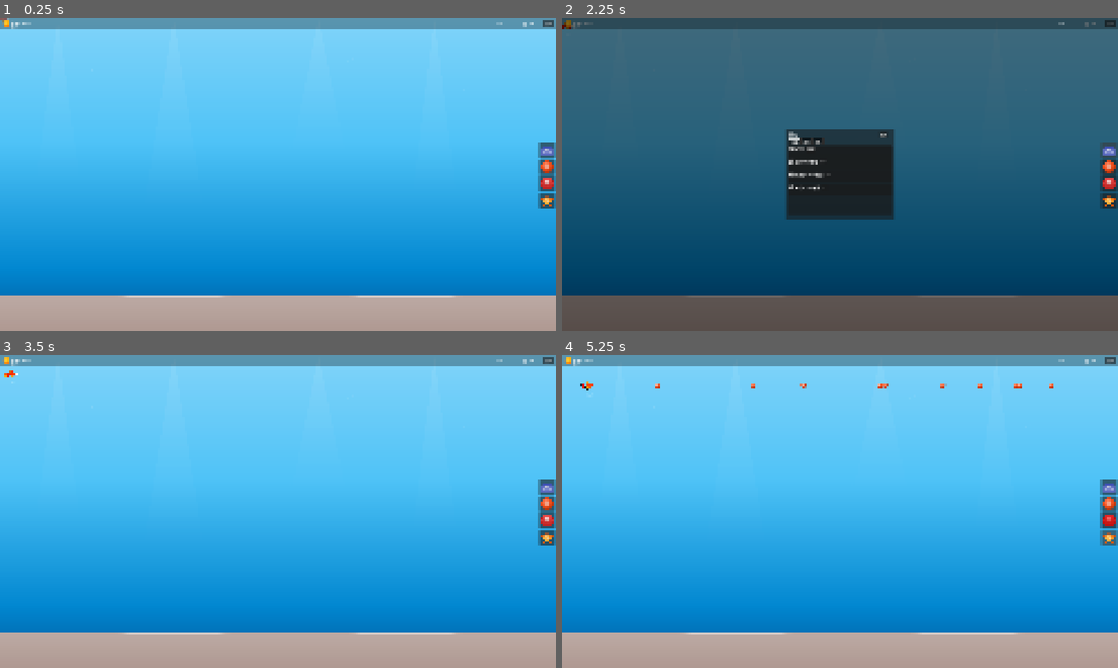
Above: before the commit, frames 1-4 (two rows, left to right).
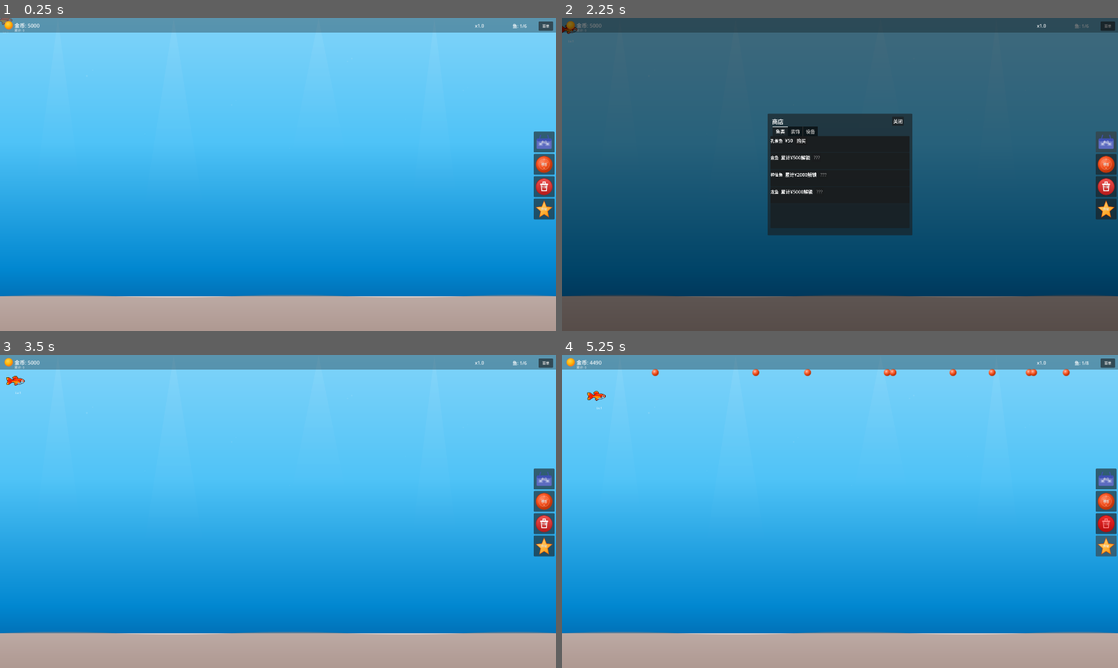
Above: after the commit, the same moments.

Repository: ZhanXuzhao/Deskquarium
Game: Godot game, scene res://main.tscn
Same seed, same stepped clock (60 frames per second), same inputs: the game is played once before the commit and once after it.
Inputs:
- Up to frame 1 (0.25 s): no input
- Up to frame 2 (2.25 s): click "菜单" at 0.5 s; click "重新开始游戏" at 1.25 s; click "商店" at 2 s
- Up to frame 3 (3.5 s): click "关闭" at 2.75 s
- Up to frame 4 (5.25 s): click "喂食" at 3.5 s; click "出售" at 4.25 s; click "升级" at 5 s

The runs differ from the first frame. In frame 1, 2.6% of the frame differs, in the area x 0-100%, y 0-90%; in frame 2, 7.9%, in the area x 0-100%, y 0-89%; in frame 3, 2.7%; in frame 4, 3.1%.

Commit message:
feat: 鱼缸全屏自适应 + 水面动态效果
- 移除背景固定宽高比缩放，改为 TextureRect 拉伸填满视口
- 鱼缸边界（aquarium_bounds/aquarium_rect）改为全窗口尺寸
- 添加水面着色器效果（water_surface.gdshader），高度动态可调
- 项目拉伸模式改为 viewport，视口跟随窗口大小
- UI（CanvasLayer）覆盖在鱼缸之上
- 默认视口尺寸 1920x1080

Diff:
--- a/project.godot
+++ b/project.godot
@@ -22,9 +22,9 @@
 
 [display]
 
-window/size/viewport_width=2560
-window/size/viewport_height=1440
-window/stretch/mode="canvas_items"
+window/size/viewport_width=1920
+window/size/viewport_height=1080
+window/stretch/mode="viewport"
 
 [physics]
 
--- a/scripts/aquarium/aquarium.gd
+++ b/scripts/aquarium/aquarium.gd
@@ -8,26 +8,62 @@
 @onready var bg_sprite: Sprite2D = $Background
 @onready var click_area: Area2D = $ClickArea
 
-var aquarium_rect: Rect2 = Rect2(40, 60, 750, 460)
 var food_pellets: Array[Node2D] = []
+
+# 水面高度比例（占视口高度百分比，0.0~1.0）
+var water_surface_height_ratio: float = 0.06:
+	set(value):
+		water_surface_height_ratio = clampf(value, 0.0, 0.5)
+		_update_water_surface()
+
+var _water_surface: ColorRect = null
+var _water_surface_material: ShaderMaterial = null
+
+
+# 鱼缸边界 = 全窗口，无边距
+var aquarium_rect: Rect2:
+	get:
+		var view_size := get_viewport_rect().size
+		return Rect2(0, 0, view_size.x, view_size.y)
 
 
 func _ready() -> void:
 	Global.fish_added.connect(_on_fish_added)
 	Global.decoration_added.connect(_on_decoration_added)
-
-	if bg_sprite and bg_sprite.texture:
-		var tex_size := bg_sprite.texture.get_size() as Vector2
-		scale_aquarium_size(tex_size)
+	# 不再设置 Aquarium 节点的缩放，由 main.gd 直接控制背景
+	_setup_water_surface()
 
 
-func scale_aquarium_size(tex_size: Vector2) -> void:
-	var screen_size := get_viewport_rect().size
-	var scale_factor: float = min(
-		screen_size.x / tex_size.x,
-		screen_size.y / tex_size.y
-	) * 0.9
-	scale = Vector2(scale_factor, scale_factor)
+func _setup_water_surface() -> void:
+	var shader := preload("res://shaders/water_surface.gdshader") as Shader
+	if shader == null:
+		return
+
+	_water_surface_material = ShaderMaterial.new()
+	_water_surface_material.shader = shader
+
+	_water_surface = ColorRect.new()
+	_water_surface.name = "WaterSurface"
+	_water_surface.material = _water_surface_material
+	_water_surface.mouse_filter = Control.MOUSE_FILTER_IGNORE
+	add_child(_water_surface)
+
+	_update_water_surface()
+
+
+func _update_water_surface() -> void:
+	if _water_surface == null:
+		return
+
+	var view_size := get_viewport_rect().size
+	var surf_height := view_size.y * water_surface_height_ratio
+
+	_water_surface.size = Vector2(view_size.x, surf_height)
+	_water_surface.position = Vector2.ZERO
+
+
+func set_water_surface_height_ratio(value: float) -> void:
+	water_surface_height_ratio = value
 
 
 func _on_fish_added(fish: Node2D) -> void:
--- a/scripts/main.gd
+++ b/scripts/main.gd
@@ -8,6 +8,9 @@
 @onready var food_container: Node2D = $Aquarium/FoodContainer
 @onready var decoration_container: Node2D = $Aquarium/DecorationContainer
 
+var _bg_layer: CanvasLayer = null
+var _bg_rect: TextureRect = null
+
 var shop_panel_open: bool = false
 var _selected_fish: Fish = null
 var _prev_minus: bool = false
@@ -16,11 +19,7 @@
 var aquarium_bounds: Rect2:
 	get:
 		var view_size := get_viewport_rect().size
-		var margin := 50
-		var top_margin := 80
-		var right_margin := 100
-		var bottom_margin := 20
-		return Rect2(margin, top_margin, view_size.x - margin - right_margin, view_size.y - top_margin - bottom_margin)
+		return Rect2(0, 0, view_size.x, view_size.y)
 
 var _fish_shop_list: VBoxContainer
 var _deco_shop_list: VBoxContainer
@@ -54,7 +53,7 @@
 
 	get_window().size_changed.connect(_on_window_resized)
 
-	_setup_aquarium()
+	_setup_background_layer()
 	_setup_ui()
 
 	SaveManager.load_game()
@@ -64,13 +63,15 @@
 
 
 func _on_window_resized() -> void:
-	_setup_aquarium()
+	_update_background_size()
 	_update_ui_positions()
 	_update_fish_info_panel_position()
 	for fish in fish_container.get_children():
 		if fish.has_method("set_aquarium_bounds"):
 			fish.set_aquarium_bounds(aquarium_bounds)
 	_reposition_equipment()
+	if aquarium.has_method("_update_water_surface"):
+		aquarium._update_water_surface()
 
 
 func _reposition_equipment() -> void:
@@ -78,33 +79,43 @@
 	if not equipment_container:
 		return
 	var view_size := get_viewport_rect().size
-	var margin := 50.0
-	var top_margin := 80.0
-	var right_margin := 100.0
-	var bottom_margin := 20.0
-	var aquarium_rect := Rect2(margin, top_margin, view_size.x - margin - right_margin, view_size.y - top_margin - bottom_margin)
 
 	var feeder := equipment_container.get_node_or_null("AutoFeeder") as AutoFeeder
 	if feeder:
-		feeder.position = Vector2(aquarium_rect.position.x + aquarium_rect.size.x / 2 - 20, aquarium_rect.position.y + aquarium_rect.size.y - 5)
+		feeder.position = Vector2(view_size.x / 2 - 20, view_size.y - 5)
 
 	var buyer := equipment_container.get_node_or_null("AutoBuyer")
 	if buyer and buyer.get_script() == _AutoBuyerScript:
-		buyer.position = Vector2(aquarium_rect.position.x + aquarium_rect.size.x / 2 + 20, aquarium_rect.position.y + aquarium_rect.size.y - 5)
-
-
-func _setup_aquarium() -> void:
+		buyer.position = Vector2(view_size.x / 2 + 20, view_size.y - 5)
+
+
+func _setup_background_layer() -> void:
 	var bg_tex := load("res://assets/aquarium_bg.svg") as Texture2D
-	if bg_tex:
-		bg_sprite.texture = bg_tex
-		var tex_size := bg_tex.get_size()
-		var view_size := get_viewport_rect().size
-		var scale_factor: float = min(
-			view_size.x / tex_size.x,
-			view_size.y / tex_size.y
-		)
-		bg_sprite.scale = Vector2(scale_factor, scale_factor)
-		bg_sprite.position = view_size / 2
+	if not bg_tex:
+		return
+
+	_bg_layer = CanvasLayer.new()
+	_bg_layer.name = "BackgroundLayer"
+	add_child(_bg_layer)
+	# layer = -1 确保背景渲染在所有内容（layer=0）的后面
+	_bg_layer.layer = -1
+
+	_bg_rect = TextureRect.new()
+	_bg_rect.name = "BackgroundRect"
+	_bg_rect.texture = bg_tex
+	_bg_rect.stretch_mode = TextureRect.STRETCH_SCALE
+	_bg_rect.mouse_filter = Control.MOUSE_FILTER_IGNORE
+	_bg_layer.add_child(_bg_rect)
+
+	_update_background_size()
+
+
+func _update_background_size() -> void:
+	if _bg_rect == null:
+		return
+	var view_size := get_viewport_rect().size
+	_bg_rect.position = Vector2.ZERO
+	_bg_rect.size = view_size
 
 
 func add_fish_if_empty() -> void:
--- /dev/null
+++ b/shaders/water_surface.gdshader
@@ -0,0 +1,40 @@
+shader_type canvas_item;
+
+uniform float wave_speed : hint_range(0.0, 3.0) = 1.2;
+uniform float wave_strength : hint_range(0.0, 30.0) = 12.0;
+uniform vec4 surface_color : source_color = vec4(0.7, 0.92, 1.0, 0.35);
+uniform vec4 highlight_color : source_color = vec4(1.0, 1.0, 1.0, 0.15);
+
+void fragment() {
+	float time = TIME * wave_speed;
+
+	// 多层级波浪
+	float wave1 = sin(UV.x * 8.0 + time * 1.0) * 0.5 + 0.5;
+	float wave2 = sin(UV.x * 14.0 + time * 0.7 + 1.3) * 0.5 + 0.5;
+	float wave3 = sin(UV.x * 22.0 + time * 1.4 + 2.7) * 0.5 + 0.5;
+	float wave = (wave1 * 0.5 + wave2 * 0.3 + wave3 * 0.2);
+
+	// 波浪偏移量（像素）
+	float wave_offset = (wave - 0.5) * wave_strength;
+
+	// 水面高度位置（相对于本节点高度）
+	float surface_line = wave_offset;
+
+	// 水面主体：从顶部到 surface_line
+	float surface = 1.0 - smoothstep(surface_line - 6.0, surface_line + 4.0, UV.y * 100.0);
+
+	// 顶部高光衰减
+	float top_fade = exp(-UV.y * 8.0);
+
+	// 底部淡出
+	float bottom_fade = 1.0 - smoothstep(0.0, 0.6, UV.y);
+
+	vec4 color = surface_color;
+	color.a *= surface * bottom_fade;
+
+	// 水面线高光
+	float line_glow = exp(-abs(UV.y * 100.0 - wave_offset) * 0.3);
+	color += highlight_color * line_glow * 2.0;
+
+	COLOR = color;
+}
